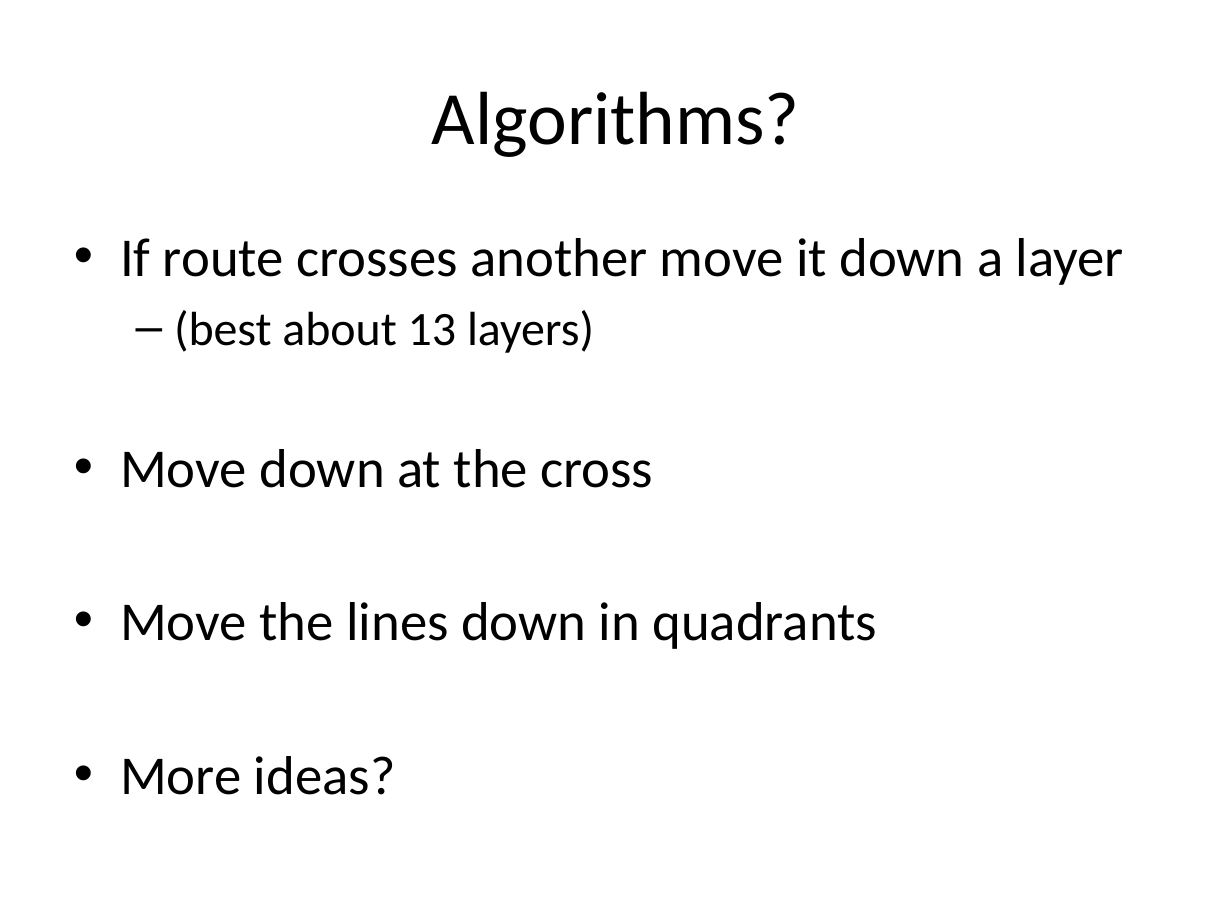
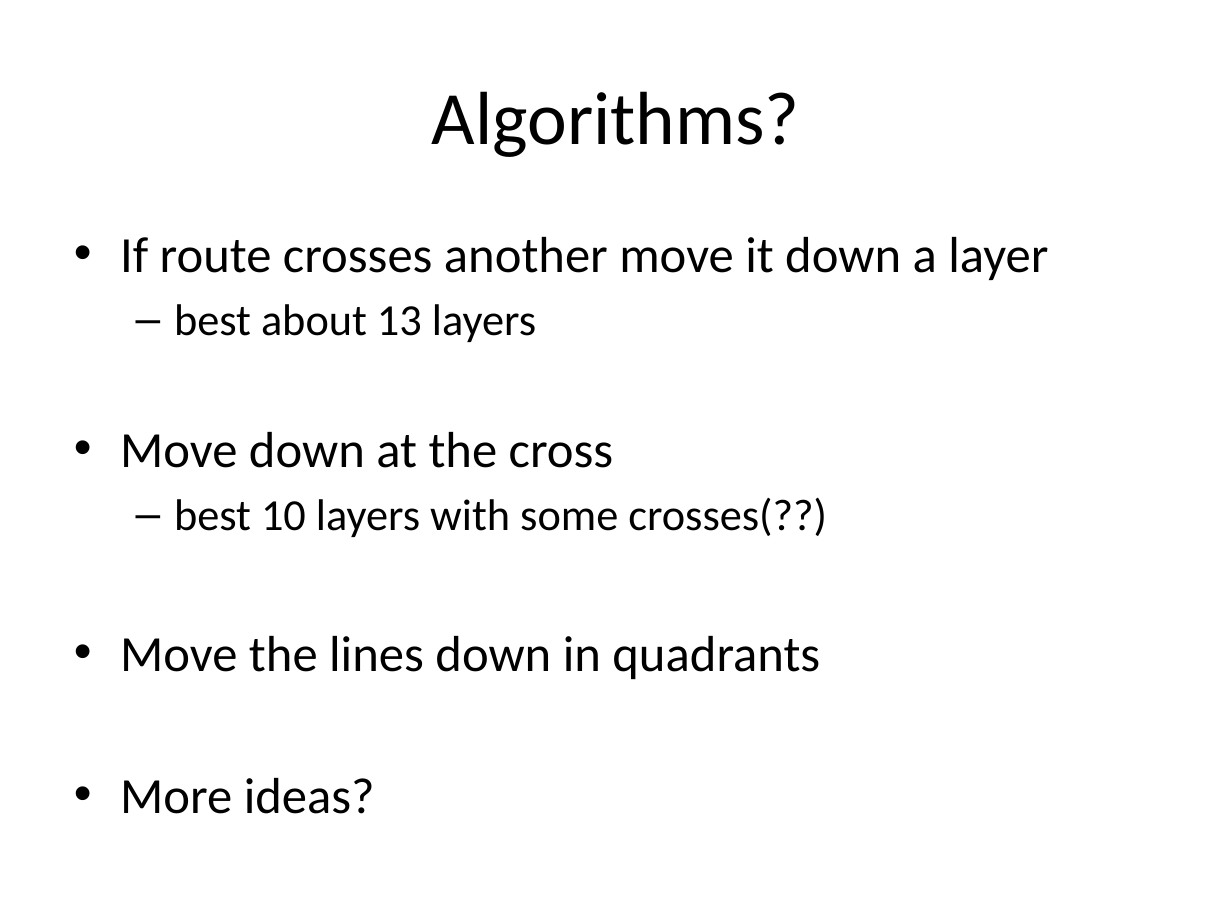
Before and after one commit to michielpauw/Heuristics, a slide deck: slide 8 of Presentatie chips and circuits.pptx. Drawn at 1232x924 pixels with LibreOffice and Linux fonts; fonts in the diff are those of the drawing. Boxes give left, top, right and bottom in pixels: in the first picture for what was removed or moved away, otherwise in the second. Text is boxed around its words. In the diff, an @@ line names an element or a change of style, - is before the commit and + after.

```diff
--- a/Presentatie chips and circuits.pptx
+++ b/Presentatie chips and circuits.pptx
@@ text at [120,237,1048,814]: size 32 to 29.6 pt in "If route crosses another move it down ...", "Move down at the cross", "Move the lines down in quadrants", "More ideas?" @@
@@ text at [174,304,536,342]: text changed; size 28 to 25.9 pt @@
-  – (best about 13 layers)
+  – best about 13 layers
@@ text at [174,497,827,537]: paragraph added @@
+  – best 10 layers with some crosses(??)
```
Also in this commit, not shown: 5 other files.
